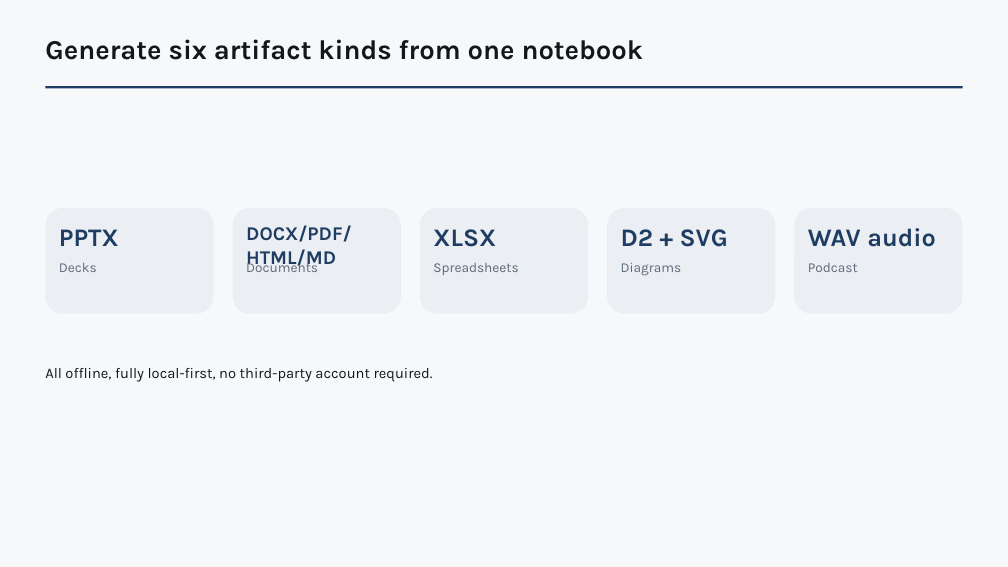
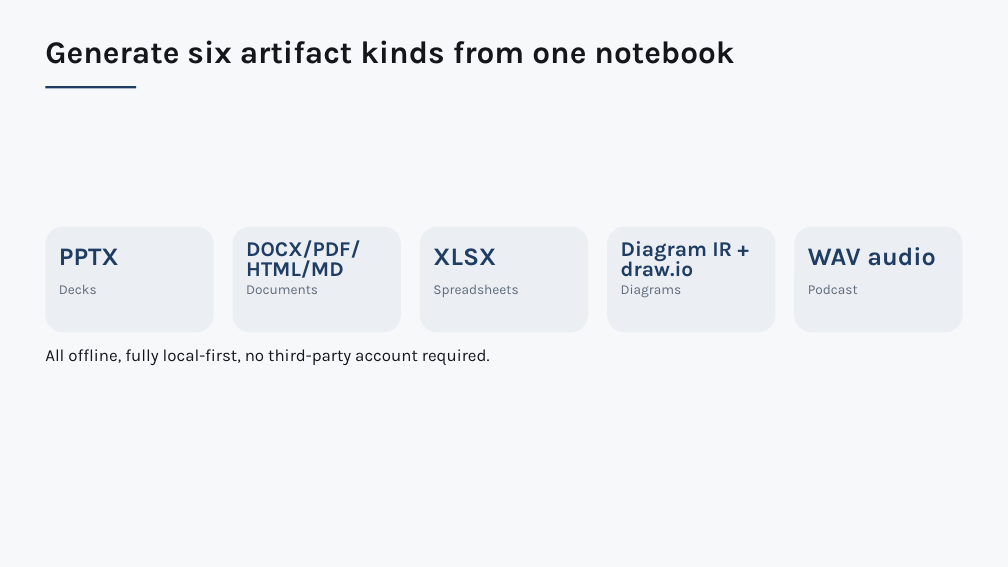
Before and after one commit to kirti34n/docloom, a slide deck: slide 7 of examples/dogfood/output/infographic.pptx. Drawn at 1008x567 pixels with LibreOffice and Linux fonts; fonts in the diff are those of the drawing. Boxes give left, top, right and bottom in pixels: in the first picture for what was removed or moved away, otherwise in the second. Text is boxed around its words. In the diff, an @@ line names an element or a change of style, - is before the commit and + after.

```diff
--- a/examples/dogfood/output/infographic.pptx
+++ b/examples/dogfood/output/infographic.pptx
@@ text "Generate six artifact kinds from ..." at <box>45,40,734,64</box>: size 26 to 30 pt @@
@@ rectangle: place and size @@
-rectangle at <box>45,86,963,88</box>
+rectangle at <box>45,86,136,88</box>
@@ 5 texts, 5 rounded rectangles: place and size @@
-5 texts, 5 rounded rectangles at <box>45,208,963,314</box>
+5 texts, 5 rounded rectangles at <box>45,227,963,333</box>
@@ text "PPTX": place and size @@
-text "PPTX" at <box>59,229,119,246</box>
+text "PPTX" at <box>59,248,119,265</box>
@@ text "DOCX/PDF/HTML/MD": place and size @@
-text "DOCX/PDF/HTML/MD" at <box>246,225,352,269</box>
+text "DOCX/PDF/HTML/MD" at <box>246,240,360,278</box>
@@ text "DOCX/PDF/HTML/MD" at <box>246,240,360,278</box>: size 18.5 to 20 pt; line spacing 1 to 0.8 @@
@@ text "XLSX": place and size @@
-text "XLSX" at <box>433,229,496,247</box>
+text "XLSX" at <box>433,248,496,266</box>
@@ text at <box>621,241,732,277</box>: text changed; size 24 to 20 pt @@
-D2 + SVG
+Diagram IR + draw.io
@@ text "WAV audio": place and size @@
-text "WAV audio" at <box>808,228,936,247</box>
+text "WAV audio" at <box>808,247,936,266</box>
@@ text "All offline, fully local-first, no ...": place and size @@
-text "All offline, fully local-first, no ..." at <box>45,368,433,382</box>
+text "All offline, fully local-first, no ..." at <box>45,349,490,365</box>
@@ text "All offline, fully local-first, no ..." at <box>45,349,490,365</box>: size 14 to 16.1 pt @@
```
Also in this commit, not shown: 8 other slides changed, 18 other files.
